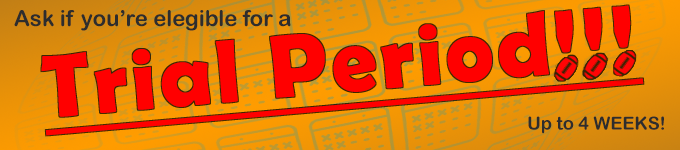
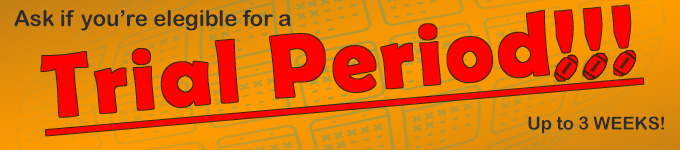
Layer changes from the first 680x150 image to the second:
renamed "Up to 4 WEEKS!" to "Up to 3 WEEKS!", painted on it over [578, 116, 589, 130]
